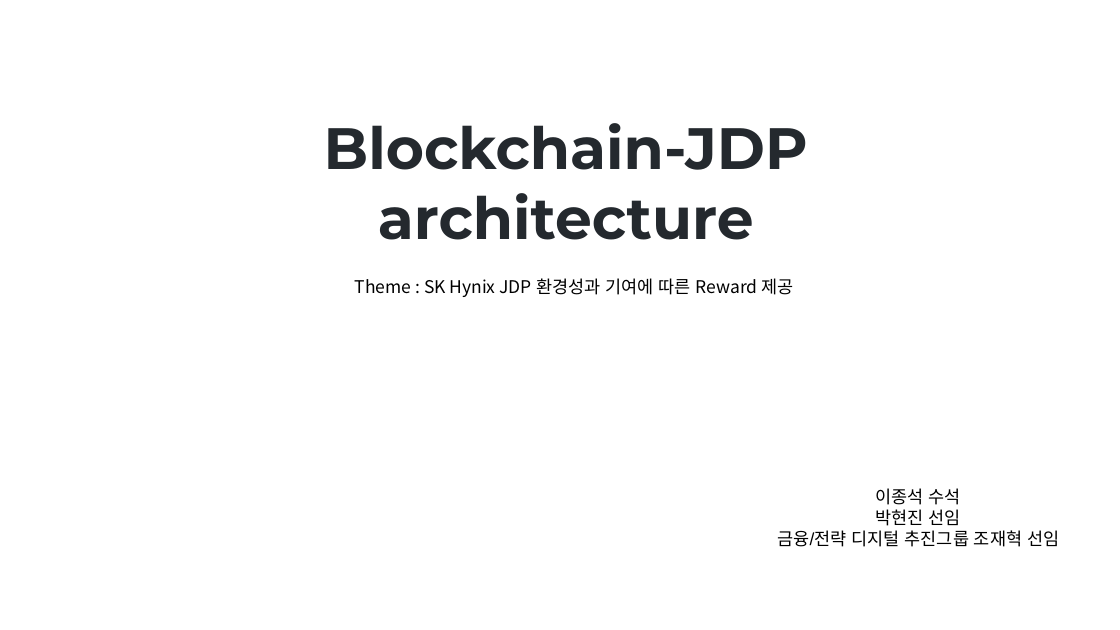
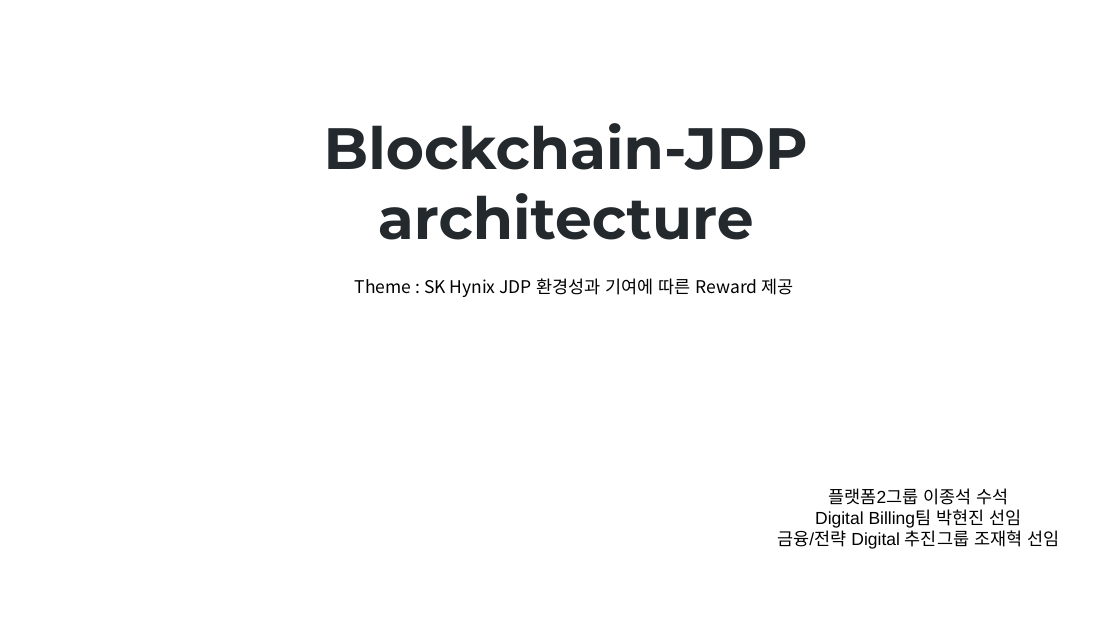
Before and after one commit to ro0opf/blockchain-jdp, a slide deck: slide 1 of blockchain_archi_v3.1.pptx. Drawn at 1120x630 pixels with LibreOffice and Linux fonts; fonts in the diff are those of the drawing. Boxes give left, top, right and bottom in pixels: in the first picture for what was removed or moved away, otherwise in the second. Text is boxed around its words. In the diff, an @@ line names an element or a change of style, - is before the commit and + after.

```diff
--- a/blockchain_archi_v3.1.pptx
+++ b/blockchain_archi_v3.1.pptx
@@ text at (777, 488, 1059, 549): text changed @@
-이종석 수석
-박현진 선임
-금융/전략 디지털 추진그룹 조재혁 선임
+플랫폼2그룹 이종석 수석
+Digital Billing팀 박현진 선임
+금융/전략 Digital 추진그룹 조재혁 선임
```
Also in this commit, not shown: 2 other slides changed, 1 slide added, 5 other files.
